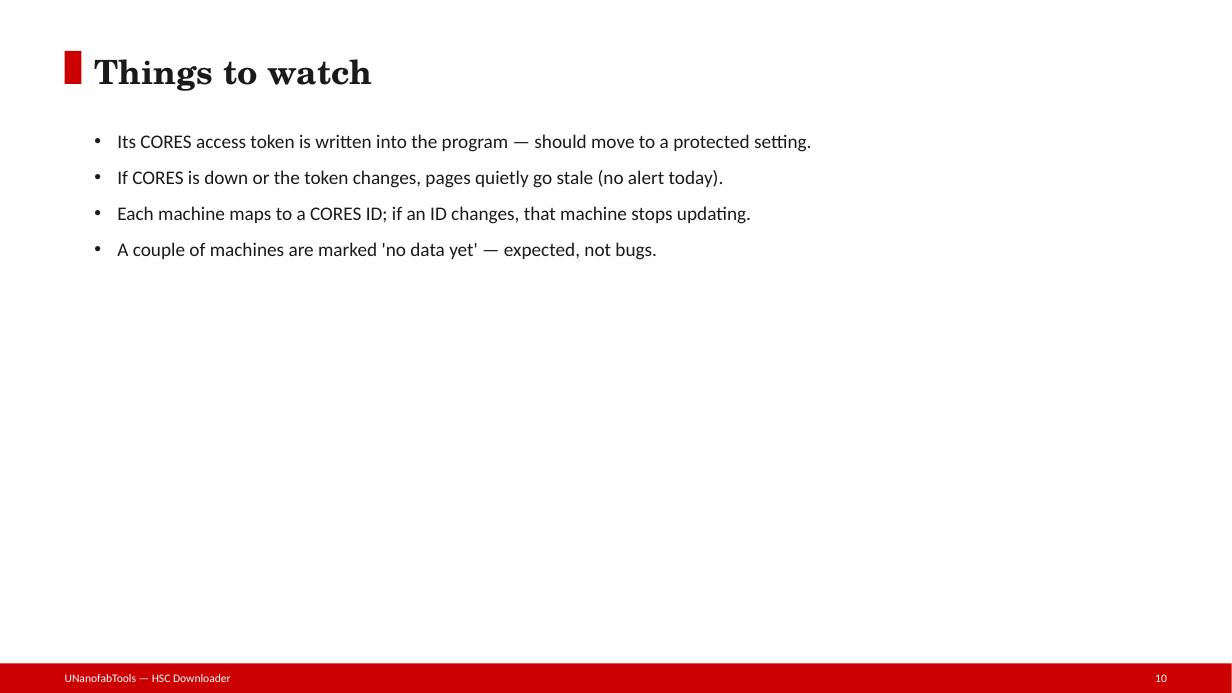
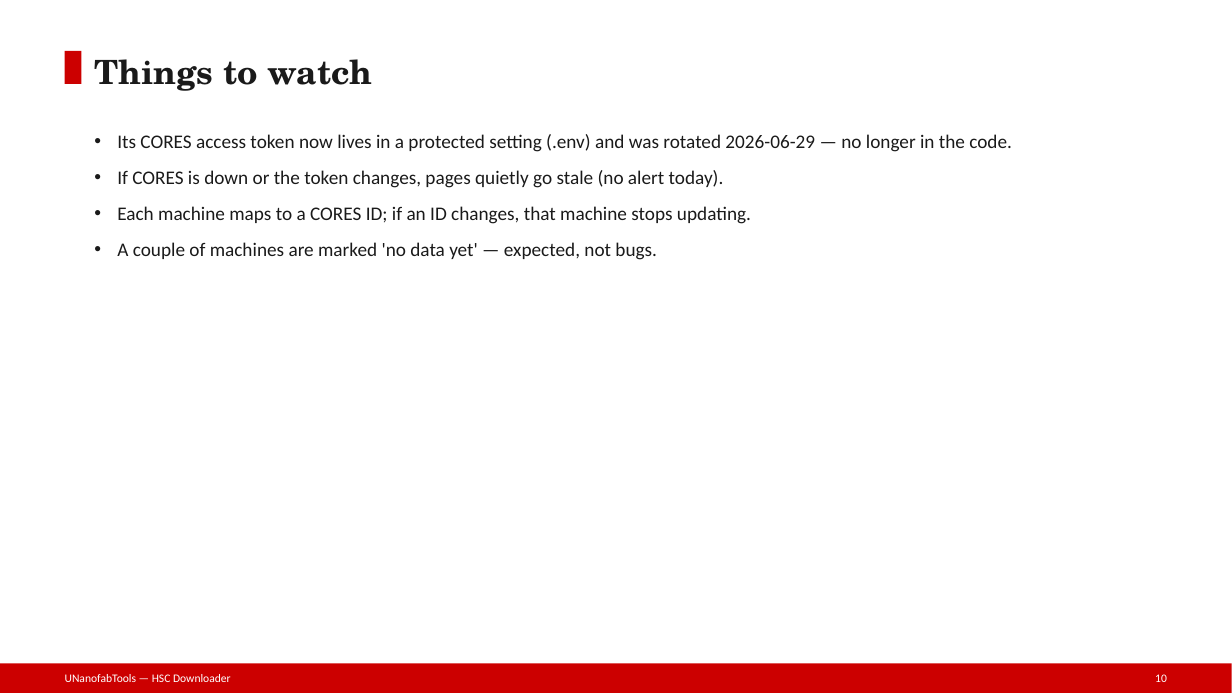
Before and after one commit to phelanhobbs/nanofab-documentation, a slide deck: slide 10 of presentation/UNanofabTools/hscdownloader/slides/HSC-Downloader.pptx. Drawn at 1232x693 pixels with LibreOffice and Linux fonts; fonts in the diff are those of the drawing. Boxes give left, top, right and bottom in pixels: in the first picture for what was removed or moved away, otherwise in the second. Text is boxed around its words. In the diff, an @@ line names an element or a change of style, - is before the commit and + after.

Commit message:
docs: CORES bearer token rotated 2026-06-29 (hscdownloader) + shared PreciousMetalReader auth.py now 403

```diff
--- a/presentation/UNanofabTools/hscdownloader/slides/HSC-Downloader.pptx
+++ b/presentation/UNanofabTools/hscdownloader/slides/HSC-Downloader.pptx
@@ text at [117,134,1012,152]: text changed @@
-• Its CORES access token is written into the program — should move to a protected setting.
+• Its CORES access token now lives in a protected setting (.env) and was rotated 2026-06-29 — no longer in the code.
```
Also in this commit, not shown: 1 other slide changed, 30 other files.
